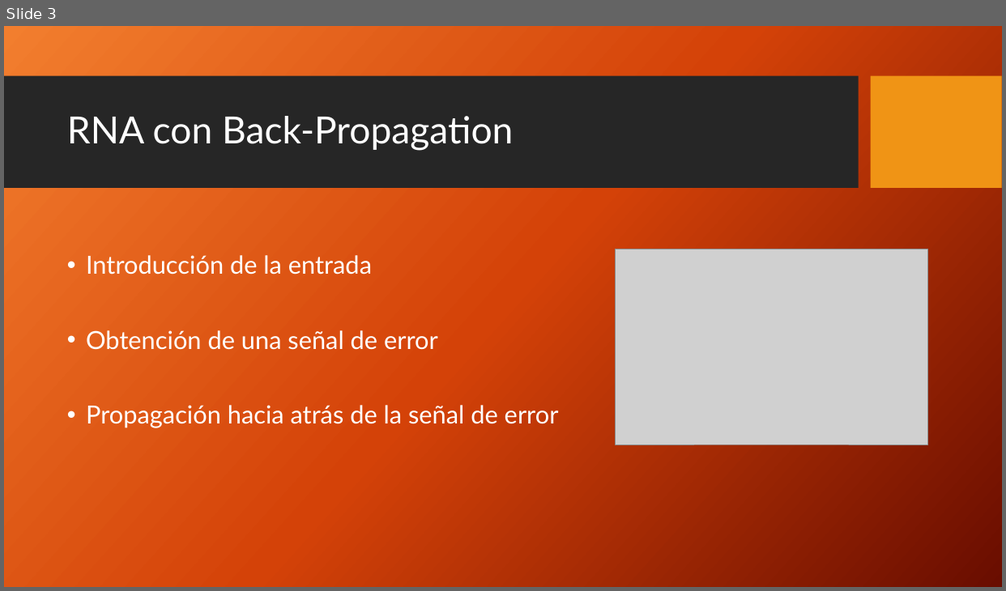
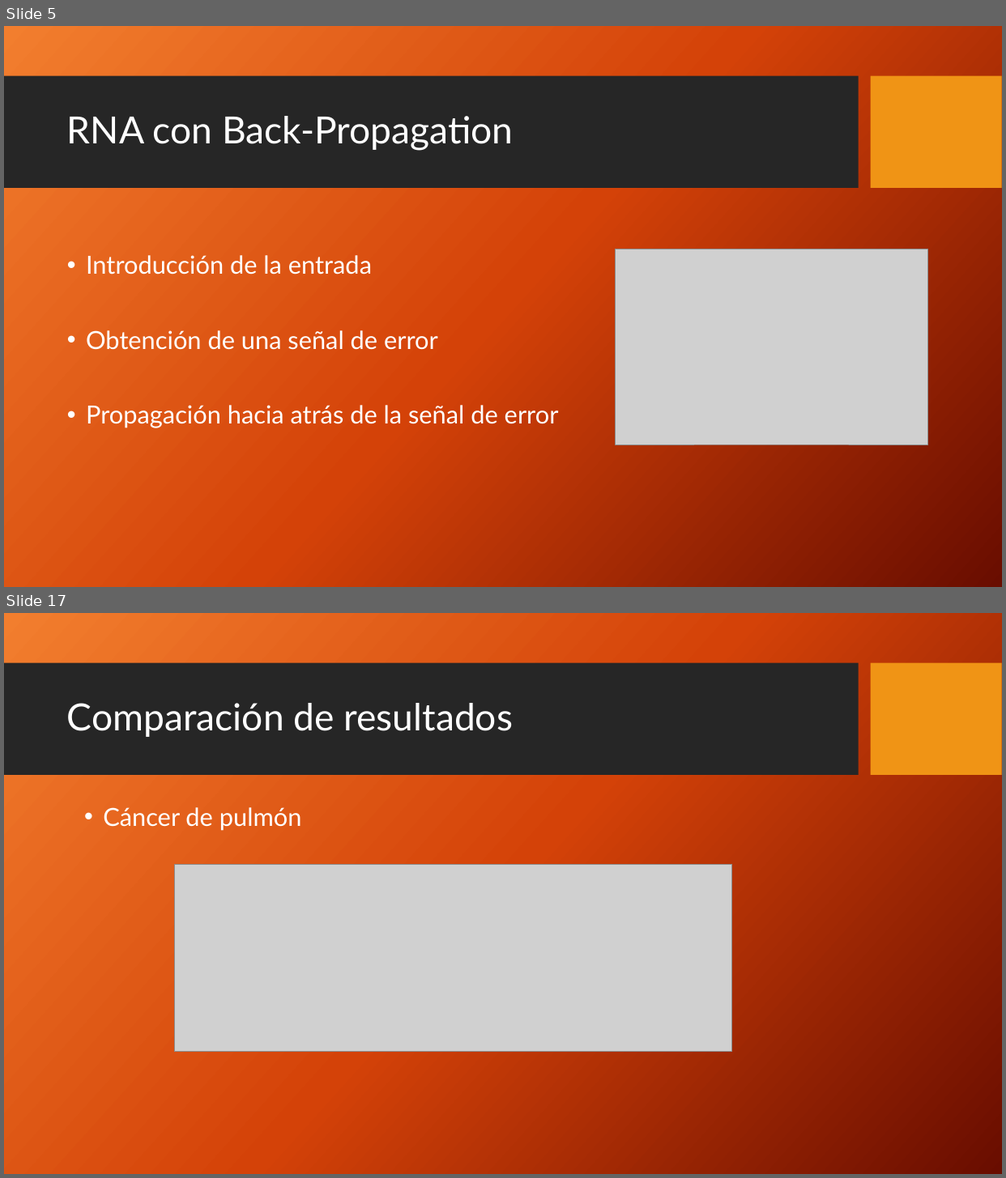
Before and after one commit to etsiiull/medicalpybrain, a slide deck: Informes/[Presentación]Detección de cáncer mediante redes neuronales artificiales.pptx. Shown one above the other, each under a label of ours: slide 3 before the commit, slides 5 and 17 after it; the slides between them are not shown. The pictures are 1006x591 and 1006x1178 pixels, drawn with LibreOffice and Linux fonts; fonts in the diff are those of the drawing; grey boxes stand for pictures; background and template pictures are left out. Boxes give left, top, right and bottom in pixels: in the first picture for what was removed or moved away, otherwise in the second. Text is boxed around its words. In the diff, an @@ line names an element or a change of style, - is before the commit and + after.

```diff
--- a/Informes/[Presentación]Detección de cáncer mediante redes neuronales artificiales.pptx
+++ b/Informes/[Presentación]Detección de cáncer mediante redes neuronales artificiales.pptx
@@ slide 17 added at bbox=[4, 613, 1002, 1174], background picture (left out); not listed: 2 template elements that a slide beside it also shows @@
@@ title added at bbox=[67, 703, 513, 737], 36 pt, text #FFFFFF @@
+Comparación de resultados
@@ text added at bbox=[103, 807, 302, 831], 24 pt, text #FFFFFF @@
+• Cáncer de pulmón
@@ picture added at bbox=[174, 865, 731, 1052] @@
@@ what was slide 3 is now slide 5 @@
```
Also in this commit, not shown: 12 slides changed, 6 other slides added, 1 slide removed.
